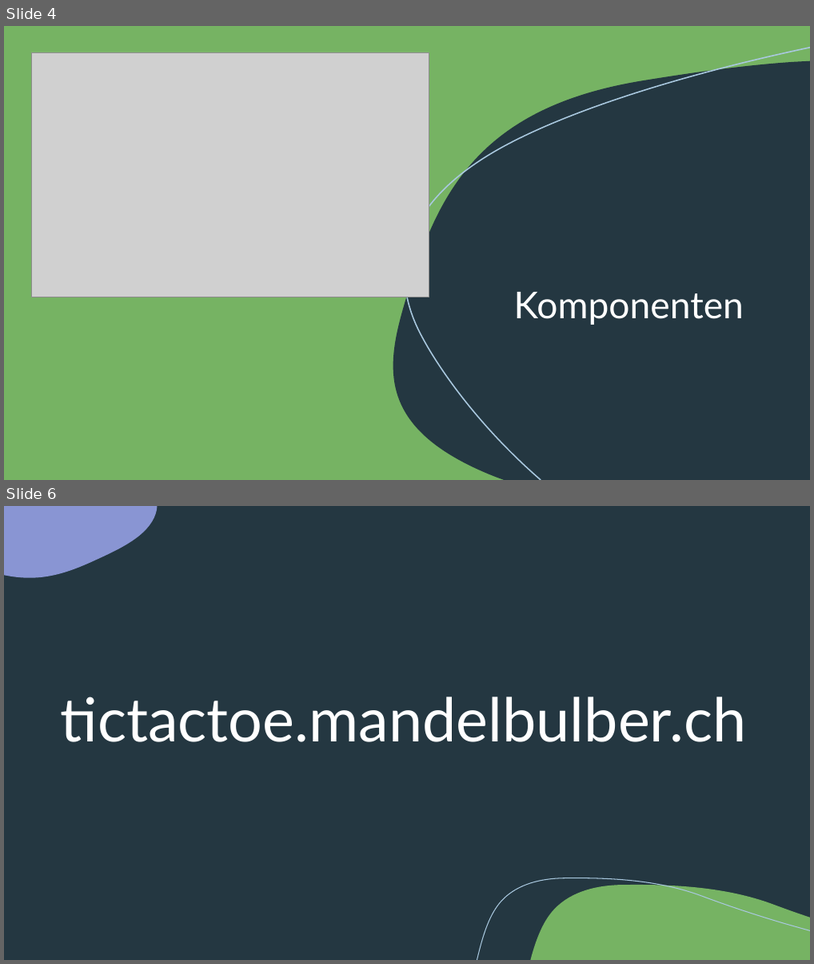
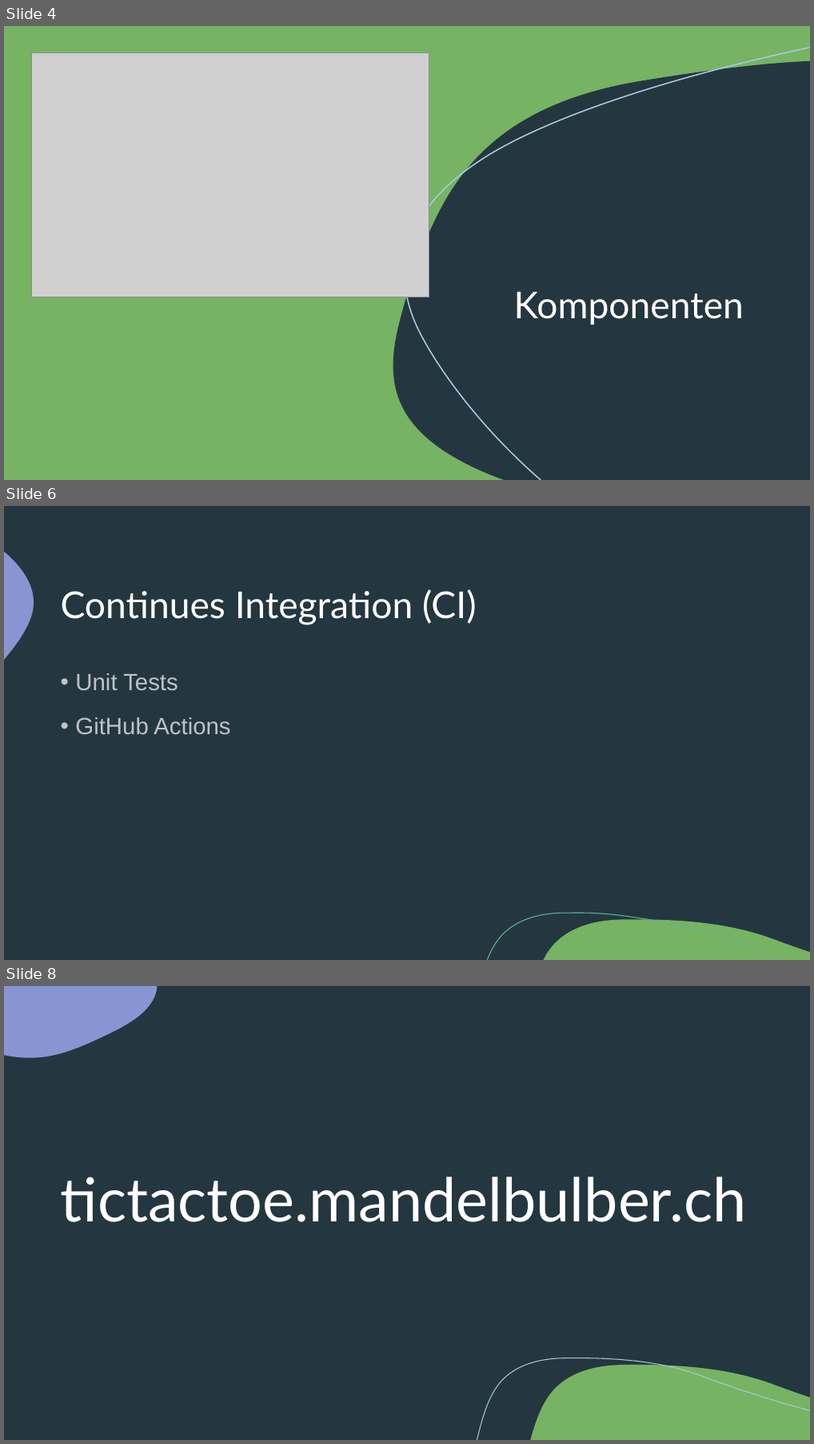
Before and after one commit to mandelbulber/M426_TicTacToe, a slide deck: documentation/Presentation.pptx. Shown one above the other, each under a label of ours: slides 4 and 6 before the commit, slides 4, 6 and 8 after it; the slides between them are not shown. The pictures are 814x964 and 814x1444 pixels, drawn with LibreOffice and Linux fonts; fonts in the diff are those of the drawing; grey boxes stand for pictures. Boxes give left, top, right and bottom in pixels: in the first picture for what was removed or moved away, otherwise in the second. Text is boxed around its words. In the diff, an @@ line names an element or a change of style, - is before the commit and + after.

```diff
--- a/documentation/Presentation.pptx
+++ b/documentation/Presentation.pptx
@@ slide 6 added at box(4, 506, 810, 960), background #243741 @@
@@ freeform shape added at box(4, 552, 34, 660), fill #8995D3 @@
@@ title added at box(61, 589, 476, 625), 44 pt, text #FFFFFF @@
+Continues Integration (CI)
@@ text added at box(75, 673, 230, 734), 28 pt, text #FFFFFF at 70% opacity @@
+• Unit Tests
+• GitHub Actions
@@ freeform shape added at box(487, 912, 779, 960), outline #63B493 1 pt @@
@@ freeform shape added at box(544, 919, 810, 960), fill #76B363 @@
@@ what was slide 6 is now slide 8 @@
```
Also in this commit, not shown: 1 slide changed, 4 other slides added, 3 slides removed.
